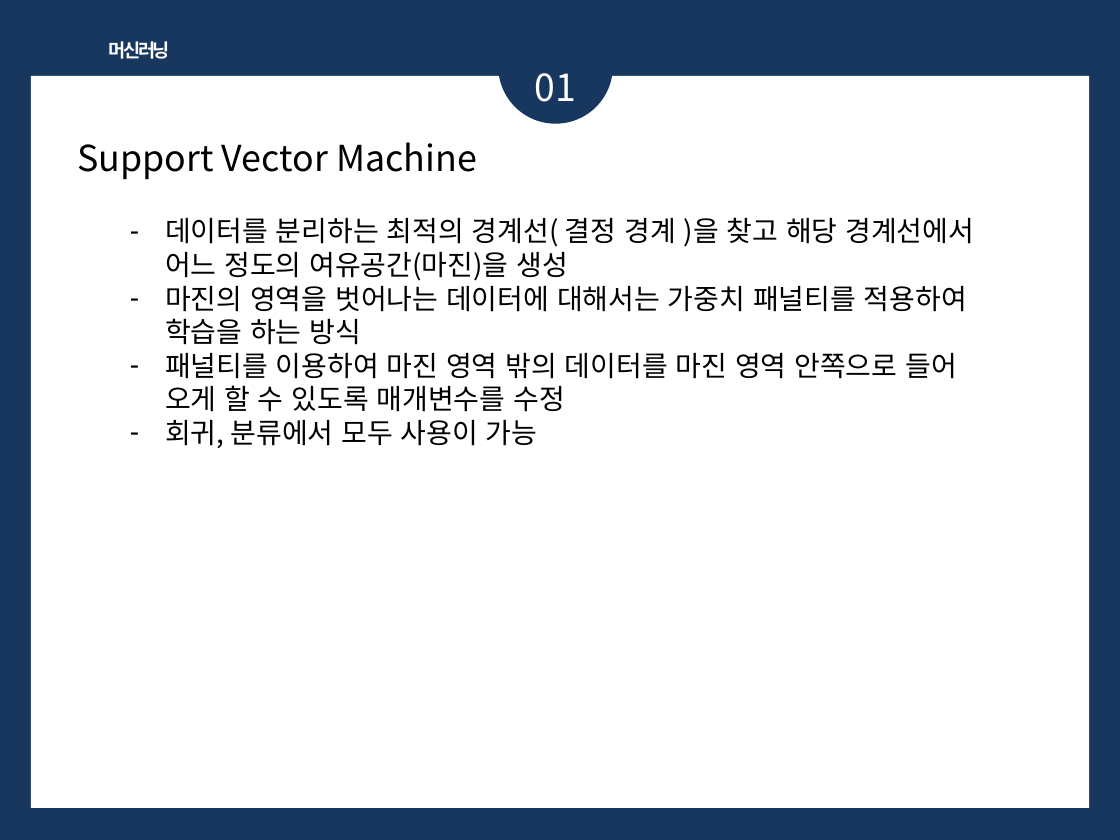
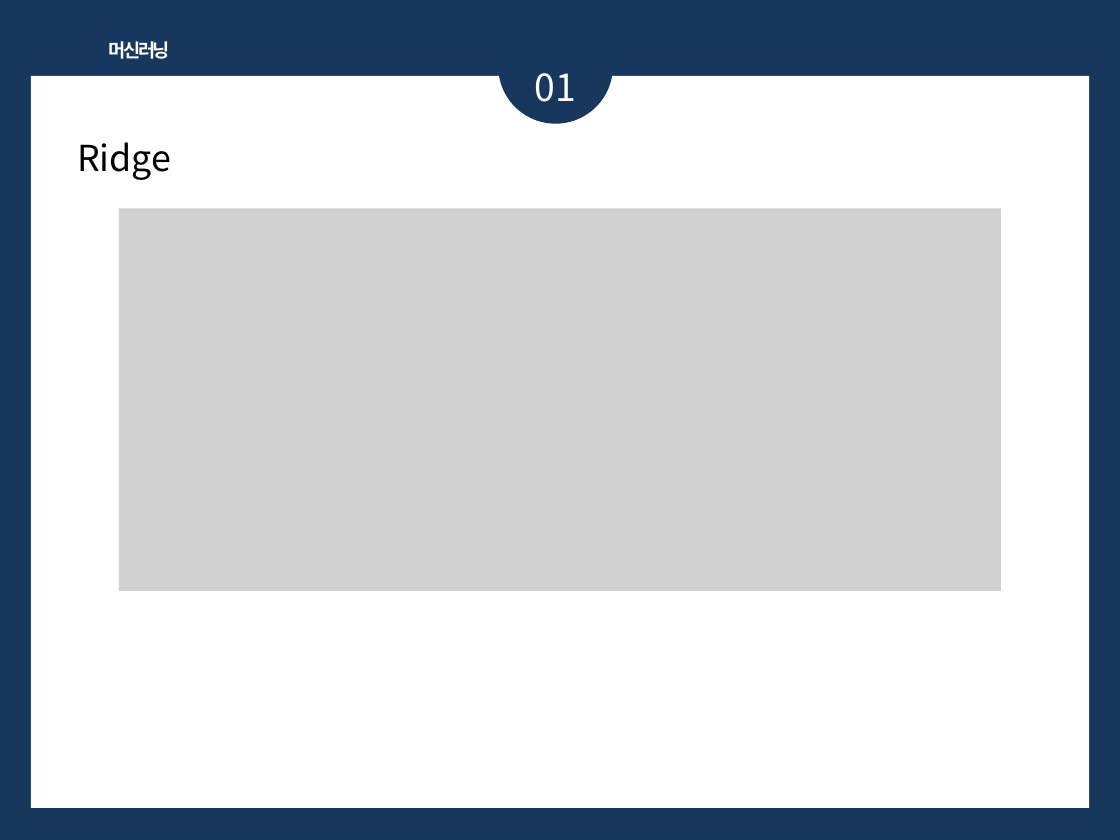
Before and after one commit to bsmoon-86/multicam_2025, a slide deck: slide 19 of PPT/머신러닝.pptx. Drawn at 1120x840 pixels with LibreOffice and Linux fonts; fonts in the diff are those of the drawing; grey boxes stand for pictures. Boxes give left, top, right and bottom in pixels: in the first picture for what was removed or moved away, otherwise in the second. Text is boxed around its words. In the diff, an @@ line names an element or a change of style, - is before the commit and + after.

```diff
--- a/PPT/머신러닝.pptx
+++ b/PPT/머신러닝.pptx
@@ text at box(77, 142, 171, 180): text changed @@
-Support Vector Machine
+Ridge
@@ picture added at box(119, 208, 1000, 591) @@
@@ text removed at box(165, 217, 974, 448) @@
-– 데이터를 분리하는 최적의 경계선( 결정 경계 )을 찾고 해당 경계선에서 어느 정도의 여유공간(마진)을 생성
-– 마진의 영역을 벗어나는 데이터에 대해서는 가중치 패널티를 적용하여 학습을 하는 방식
-– 패널티를 이용하여 마진 영역 밖의 데이터를 마진 영역 안쪽으로 들어 오게 할 수 있도록 매개변수를 수정
-– 회귀, 분류에서 모두 사용이 가능
```
Also in this commit, not shown: 5 other slides changed, 4 slides added, 10 other files.
